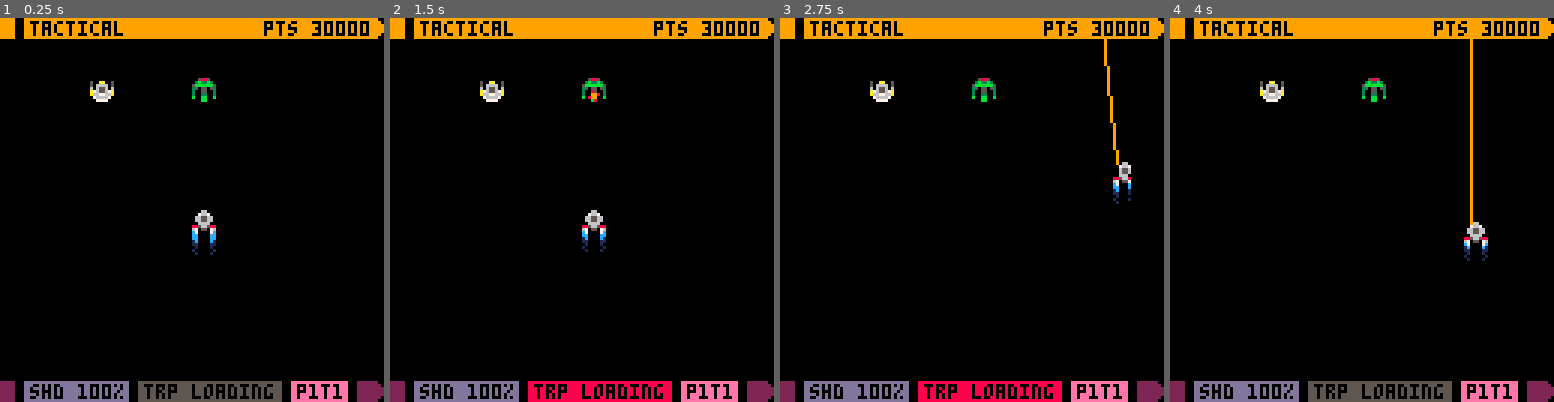
Above: before the commit, frames 1-4 (left to right).
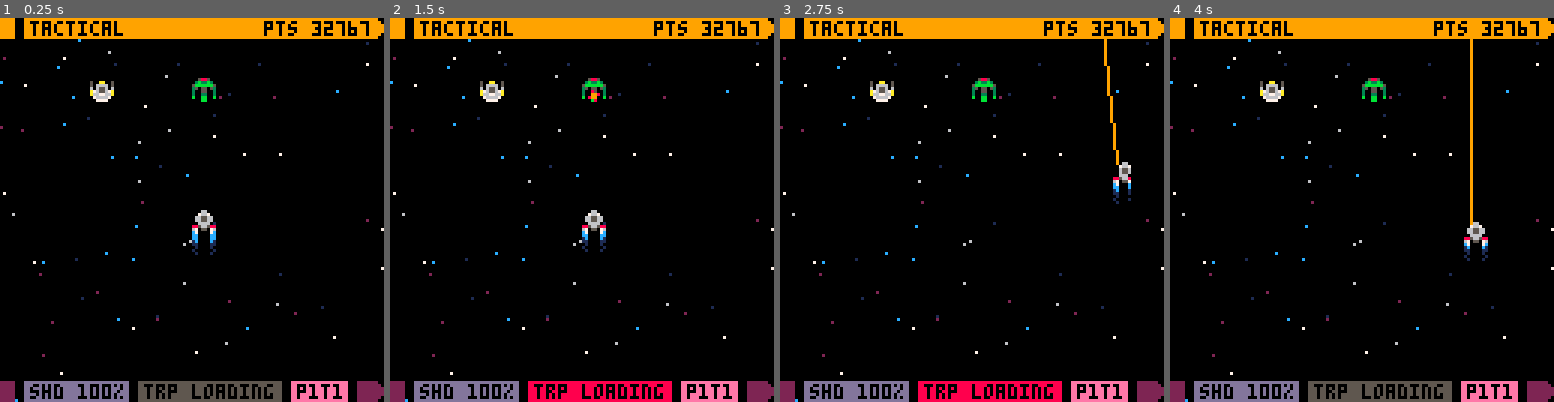
Above: after the commit, the same moments.

Repository: fab-industries/red-alert
Game: PICO-8 cartridge redalert.p8
Two runs of this game, one before a commit and one after it. Both use one fixed random seed, a clock stepped at 60 frames per second and the inputs below.
Inputs:
- Up to frame 1 (0.25 s): no input
- Up to frame 2 (1.5 s): tap X (X key) at 0.33, 1.07 s; tap O (Z key) at 0.7 s
- Up to frame 3 (2.75 s): hold Right 1.6-2.1 s; tap O (Z key) at 1.7, 2.1, 2.5 s; tap X (X key) at 1.85 s; hold Up 2.15-2.42 s; hold Right from 2.47 s (still down)
- Up to frame 4 (4 s): tap O (Z key) at 2.9, 3.3, 3.7 s; tap X (X key) at 2.97 s; release Right at 3.03 s; hold Left 3.08-3.58 s; hold Down 3.63-3.97 s

The runs differ from the first frame. In frame 1, 0.5% of the frame differs, in the area x 0-100%, y 0-100%; in frame 2, 0.5%; in frame 3, 0.5%; in frame 4, 0.5%.

Commit message:
Added starfield

Diff:
--- a/redalert.p8
+++ b/redalert.p8
@@ -7,7 +7,7 @@
 function _init()
  cls(0)
  t=0
- score=30000
+ score=32767
  shield=100
  shipx=64
  shipy=64
@@ -24,6 +24,17 @@
 
  torpflash=0
 
+ starx={}
+ stary={}
+ starcol={}
+ starcols={1,2,6,7,12}
+
+ for i=1,100 do
+  add(starx,flr(rnd(128)))
+  add(stary,flr(rnd(128)))
+  add(starcol,starcols[flr(rnd(#starcols+1))])
+ end
+
 end
 
 function _update()
@@ -95,6 +106,7 @@
 
 function _draw()
  cls(0)
+ starfield()
  spr(shipspr,shipx,shipy)
 
  --animate ship trail
@@ -141,7 +153,17 @@
  print("p1t1",99,122,0)
 
 end
-
+-->8
+--tools
+
+function starfield()
+
+ for i=1,#starx do
+  pset(starx[i],stary[i],starcol[i])
+ end
+
+
+end
 
 __gfx__
 00000000000660000066000000006600000000000000000000000000c000000cc000000cc000000c0c0000c00c0000c00c0000c00c0000c00c0000c00c0000c0
